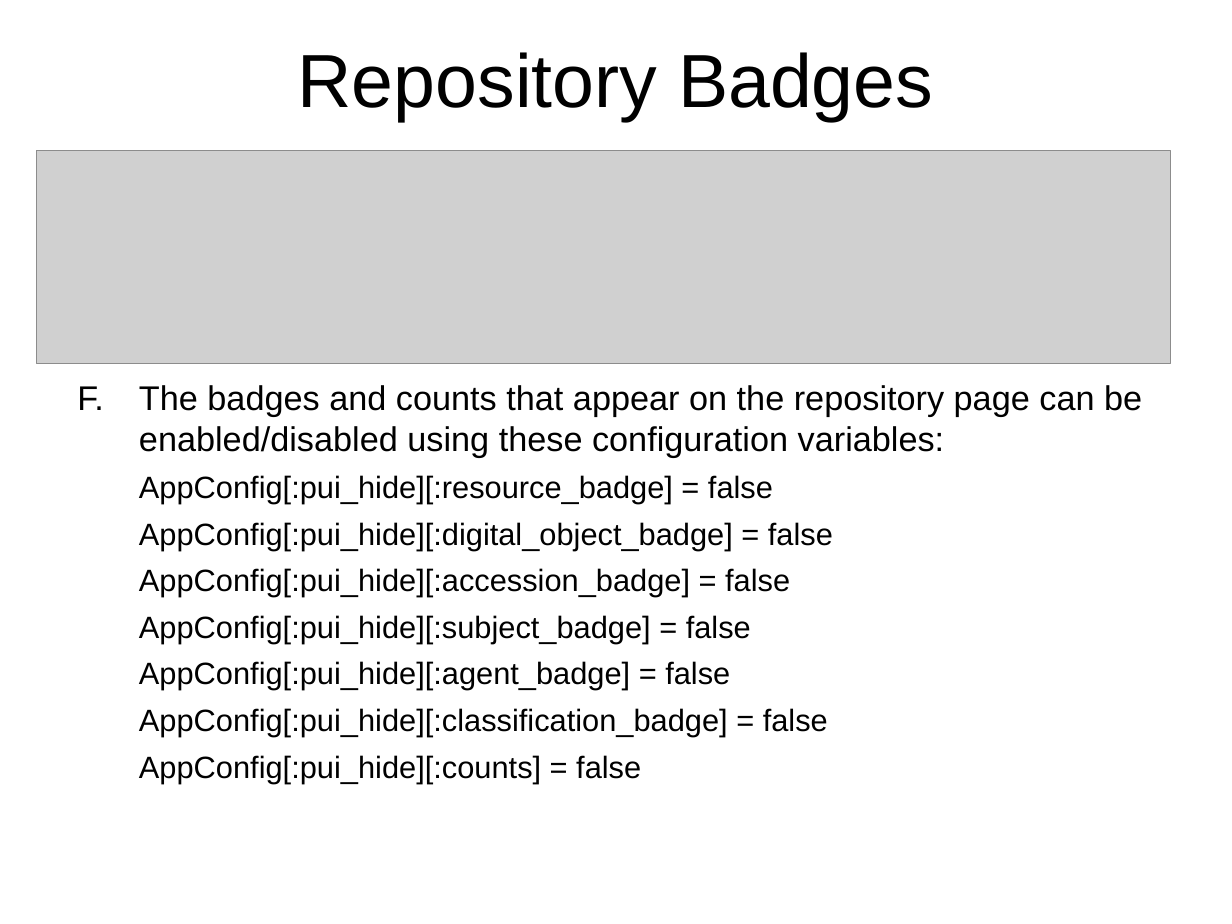
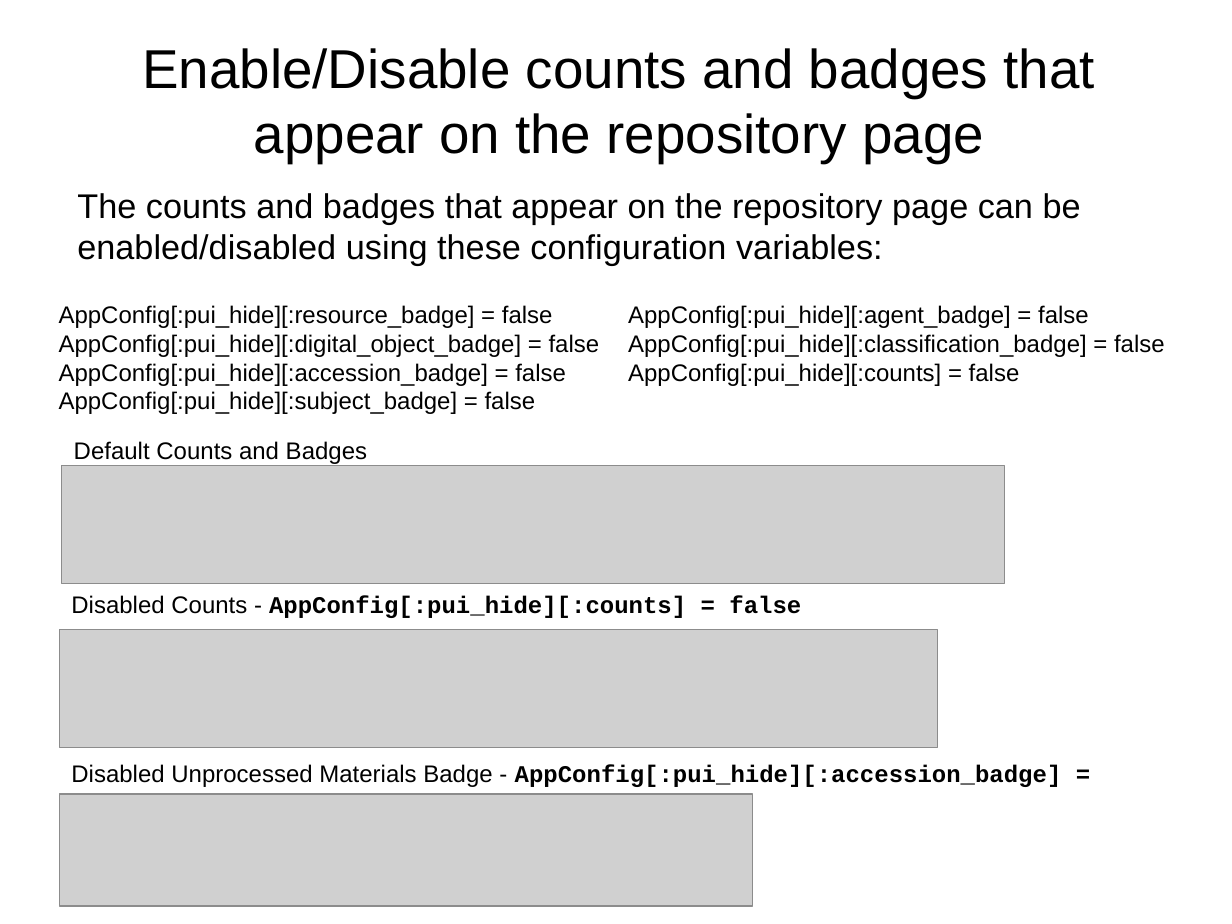
Before and after one commit to archivesspace/tech-docs, a slide deck: slide 11 of customization/customizing_PUI_examples/OnlineForumCustomizing.pptx (slide 8 before the commit). Drawn at 1232x924 pixels with LibreOffice and Linux fonts; fonts in the diff are those of the drawing; grey boxes stand for pictures; background and template pictures are left out. Boxes give left, top, right and bottom in pixels: in the first picture for what was removed or moved away, otherwise in the second. Text is boxed around its words. In the diff, an @@ line names an element or a change of style, - is before the commit and + after.

Commit message:
Update presentation with more example screenshots

```diff
--- a/customization/customizing_PUI_examples/OnlineForumCustomizing.pptx
+++ b/customization/customizing_PUI_examples/OnlineForumCustomizing.pptx
@@ title at (x1=142, y1=48, x2=1094, y2=163): text changed; size 44 to 32 pt @@
-Repository Badges
+Enable/Disable counts and badges that appear on the repository page
@@ picture removed at (x1=37, y1=150, x2=1170, y2=363) @@
@@ text at (x1=77, y1=193, x2=1081, y2=266): text changed; size 18 to 20 pt @@
-F. The badges and counts that appear on the repository page can be enabled/disabled using these configuration variables:
-  AppConfig[:pui_hide][:resource_badge] = false
-  AppConfig[:pui_hide][:digital_object_badge] = false
-  AppConfig[:pui_hide][:accession_badge] = false
-  AppConfig[:pui_hide][:subject_badge] = false
-  AppConfig[:pui_hide][:agent_badge] = false
-  AppConfig[:pui_hide][:classification_badge] = false
-  AppConfig[:pui_hide][:counts] = false
+The counts and badges that appear on the repository page can be enabled/disabled using these configuration variables:
@@ text added at (x1=59, y1=305, x2=600, y2=414), 14 pt, text #000000 @@
+AppConfig[:pui_hide][:resource_badge] = false
+AppConfig[:pui_hide][:digital_object_badge] = false
+AppConfig[:pui_hide][:accession_badge] = false
+AppConfig[:pui_hide][:subject_badge] = false
@@ text added at (x1=628, y1=305, x2=1165, y2=386), 14 pt, text #000000 @@
+AppConfig[:pui_hide][:agent_badge] = false
+AppConfig[:pui_hide][:classification_badge] = false
+AppConfig[:pui_hide][:counts] = false
@@ text added at (x1=74, y1=441, x2=367, y2=464), 14 pt, text #000000 @@
+Default Counts and Badges
@@ picture added at (x1=62, y1=466, x2=1004, y2=584) @@
@@ text added at (x1=71, y1=595, x2=801, y2=618), 14 pt, text #000000, bold @@
+Disabled Counts - AppConfig[:pui_hide][:counts] = false
@@ picture added at (x1=59, y1=630, x2=938, y2=748) @@
@@ text added at (x1=71, y1=764, x2=1062, y2=795), 14 pt, text #000000, bold @@
+Disabled Unprocessed Materials Badge - AppConfig[:pui_hide][:accession_badge] = false
@@ picture added at (x1=59, y1=795, x2=753, y2=907) @@
```
Also in this commit, not shown: 8 other slides changed, 5 slides added, 2 slides removed, 1 other file.
